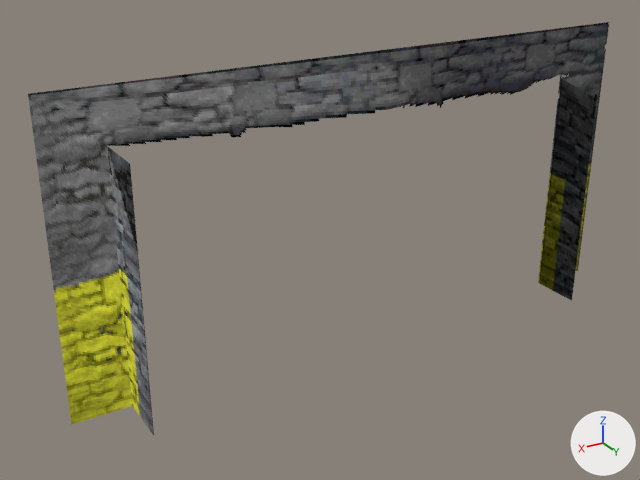
Two versions of the glTF model site/public/need-for-speed-3do/objects/obj-al3-32.glb, one commit apart.
Both versions are drawn from a 50 mm lens placed at (2.68, 2.35, 1.59), pointed at (1.29, 0.02, 0.43). Lighting does not change. The marker at lower right points along +X, +Y and +Z. The older version comes first. Vertices at exactly the same position are counted once.

In view in the first picture: 'obj-al3-32'.
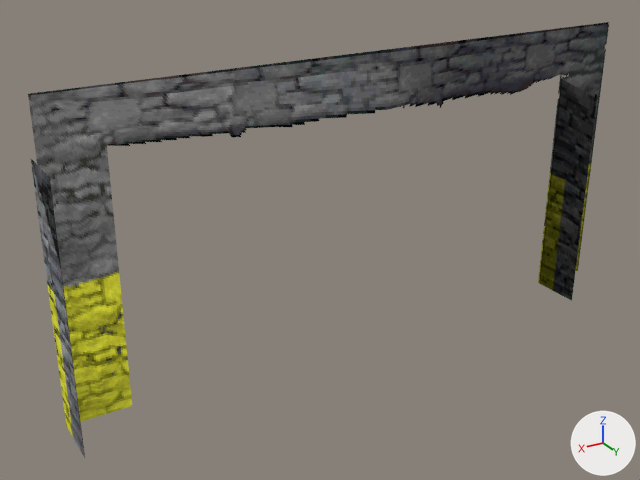
Boxes (x1, y1, x2, y2) around the edits, measured in the pictures (640 x 480 px; the box of a moved part takes in the faces that stretch with it):
'obj-al3-32', reshaped: before (28, 22, 609, 435); after (28, 22, 609, 458)
part 1 of me_obj_al3_32, moved or reshaped: before (107, 146, 154, 435); after (30, 158, 85, 458)

The edits, one by one:
me_obj_al3_32 is used by ob_obj_al3_32; location (0.0, 0.0, 0.0).
Verts and faces of me_obj_al3_32; kept vertices keep their numbers, new ones are numbered from 46.
Before the commit, vertices of me_obj_al3_32: 34 (1.97, 0.0, 0.86) at pixel (106, 145), 37 (1.97, 0.19, 0.0) at pixel (154, 436), 38 (1.97, 0.0, 0.0) at pixel (132, 405), 39 (1.97, 0.19, 0.86) at pixel (130, 163).
me_obj_al3_32 had 46 vertices, 56 faces and spanned x 0.0..2.16, y 0.0..0.19, z 0.0..1.03.
me_obj_al3_32 now has 48 vertices, 56 faces and spans x 0.0..2.18, y 0.0..0.19, z 0.0..1.03.
Part 1, on me_obj_al3_32:
Vertices deleted: 39 (with the faces that use them).
Faces deleted: (34, 37, 38).
Vertex 37 moves to (2.18, 0.19, 0.0), pixel (85, 458).
New vertex 46 is at (2.18, 0.0, 0.0), pixel (66, 425).
New vertex 47 is at (2.18, 0.19, 0.86), pixel (49, 177).
New vertex 48 is at (2.18, 0.0, 0.86), pixel (30, 157).
New faces: (37, 46, 48), (37, 48, 47) (mat_tex_004).
